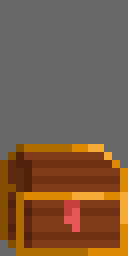
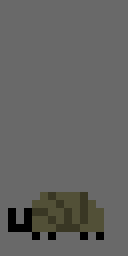
Revision of a layered 128 x 256 image; what changed, layer by layer:
hid group "Mimic" (4 layers) over [0, 144, 128, 256]
showed group "pill bug" (4 layers) over [8, 176, 104, 248]
added layer "Layer 13 copy 2" in group "pill bug" over [8, 192, 104, 240]
